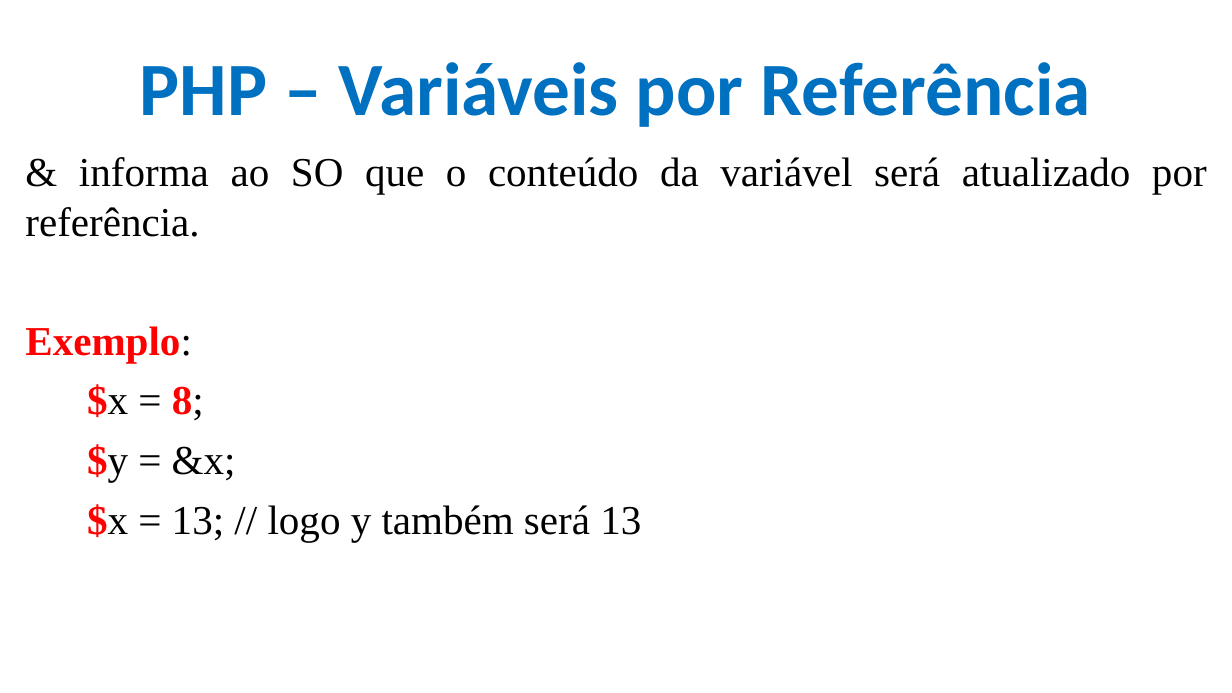
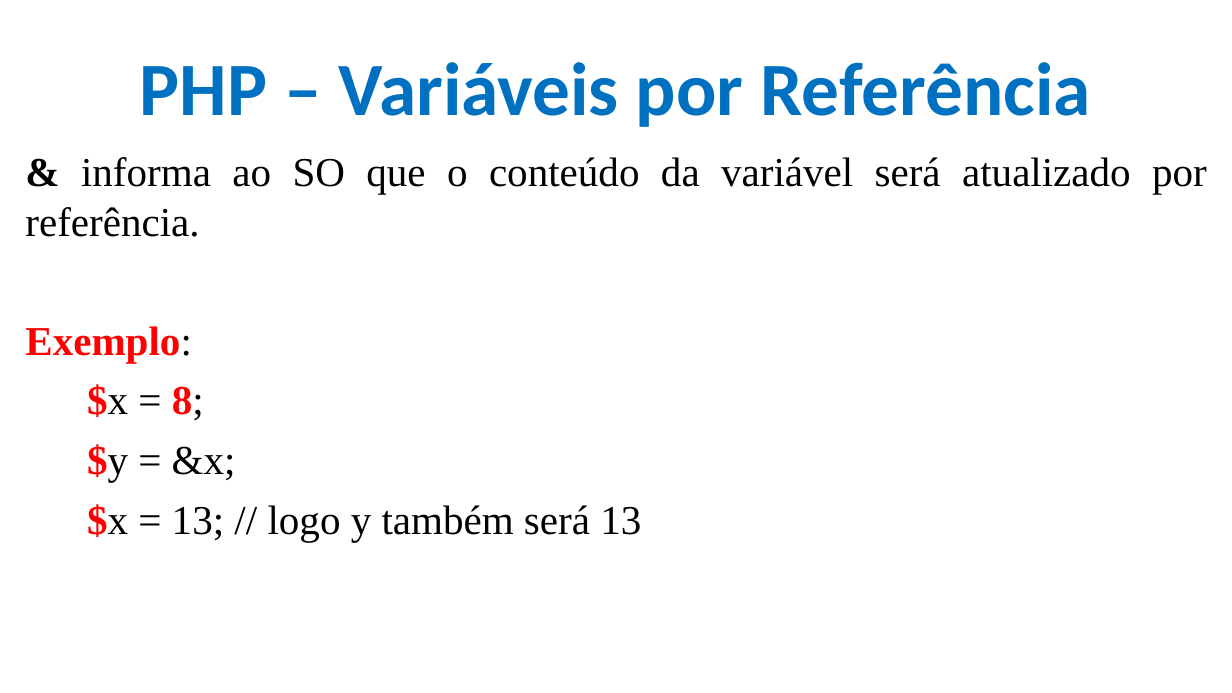
Before and after one commit to CloudEducationBrazil/WydenDesenvolvimentoWebPHP, a slide deck: slide 17 of 01 Classes/Aula 12 e 13 Desenvolvimento Web PHP - PHP.pptx. Drawn at 1232x693 pixels with LibreOffice and Linux fonts; fonts in the diff are those of the drawing; background and template pictures are left out. Boxes give left, top, right and bottom in pixels: in the first picture for what was removed or moved away, otherwise in the second. Text is boxed around its words. In the diff, an @@ line names an element or a change of style, - is before the commit and + after.

```diff
--- a/01 Classes/Aula 12 e 13 Desenvolvimento Web PHP - PHP.pptx
+++ b/01 Classes/Aula 12 e 13 Desenvolvimento Web PHP - PHP.pptx
@@ text at <box>25,157,1207,237</box>: bold on in "&" @@
```
Also in this commit, not shown: 8 other slides changed.
